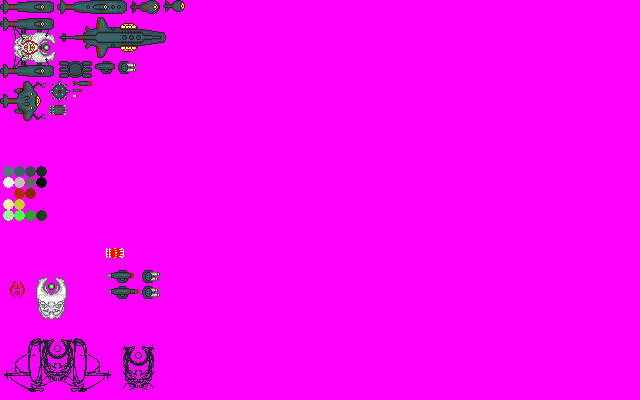
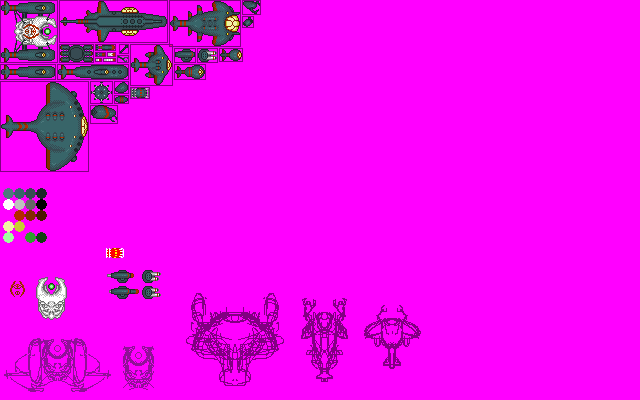
Revision of a layered 640px x 400px image; what changed, layer by layer:
moved "Palette" above "Borders", painted on it over [3, 166, 47, 243]
showed "Borders", painted on it over [0, 0, 261, 172]
painted on "Sprites" over [0, 0, 260, 171]
"Sketch": opacity 100% → 49%, painted on it over [4, 293, 421, 392]
